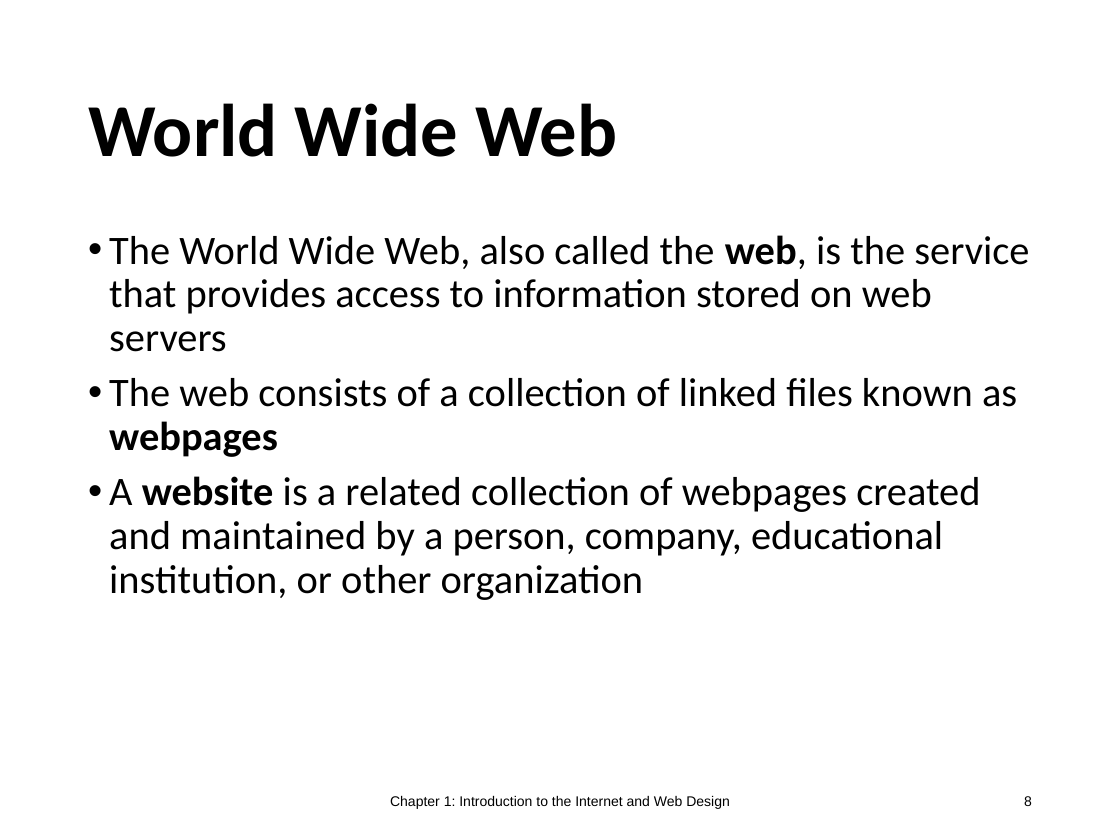
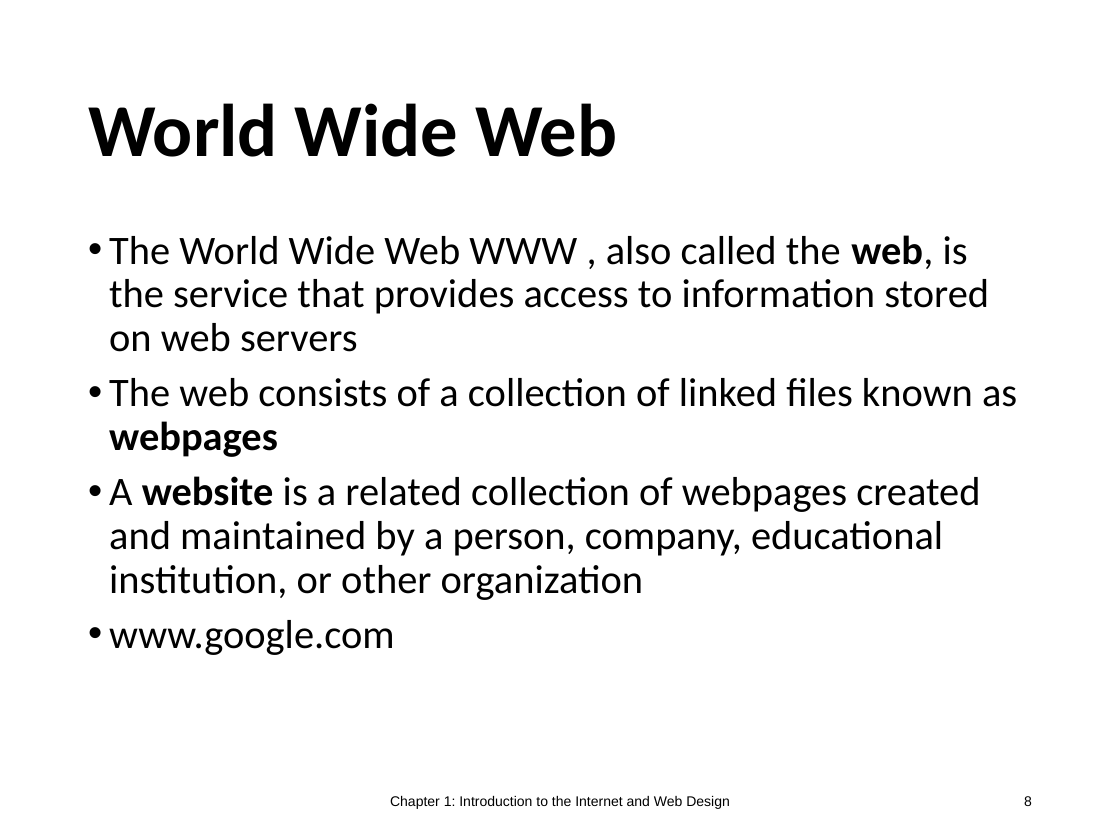
Before and after one commit to shyed2001/Utsho, a slide deck: slide 8 of WPDD202/Chapter 01.pptx. Drawn at 1120x840 pixels with LibreOffice and Linux fonts; fonts in the diff are those of the drawing; background and template pictures are left out. Boxes give left, top, right and bottom in pixels: in the first picture for what was removed or moved away, otherwise in the second. Text is boxed around its words. In the diff, an @@ line names an element or a change of style, - is before the commit and + after.

```diff
--- a/WPDD202/Chapter 01.pptx
+++ b/WPDD202/Chapter 01.pptx
@@ text at bbox=[109, 235, 989, 352]: text changed @@
-• The World Wide Web, also called the web, is the service that provides access to information stored on web servers
+• The World Wide Web WWW , also called the web, is the service that provides access to information stored on web servers
@@ text at bbox=[109, 620, 394, 655]: paragraph added @@
+• www.google.com
```
Also in this commit, not shown: 2 other slides changed, 8 other files.
